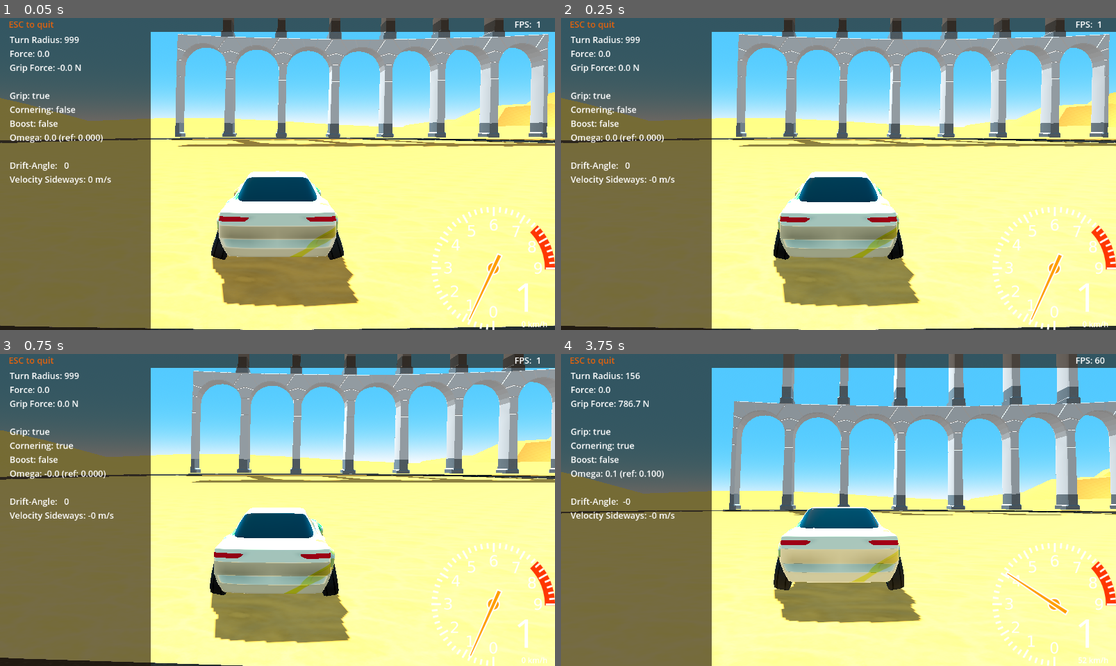
Above: before the commit, frames 1-4 (two rows, left to right).
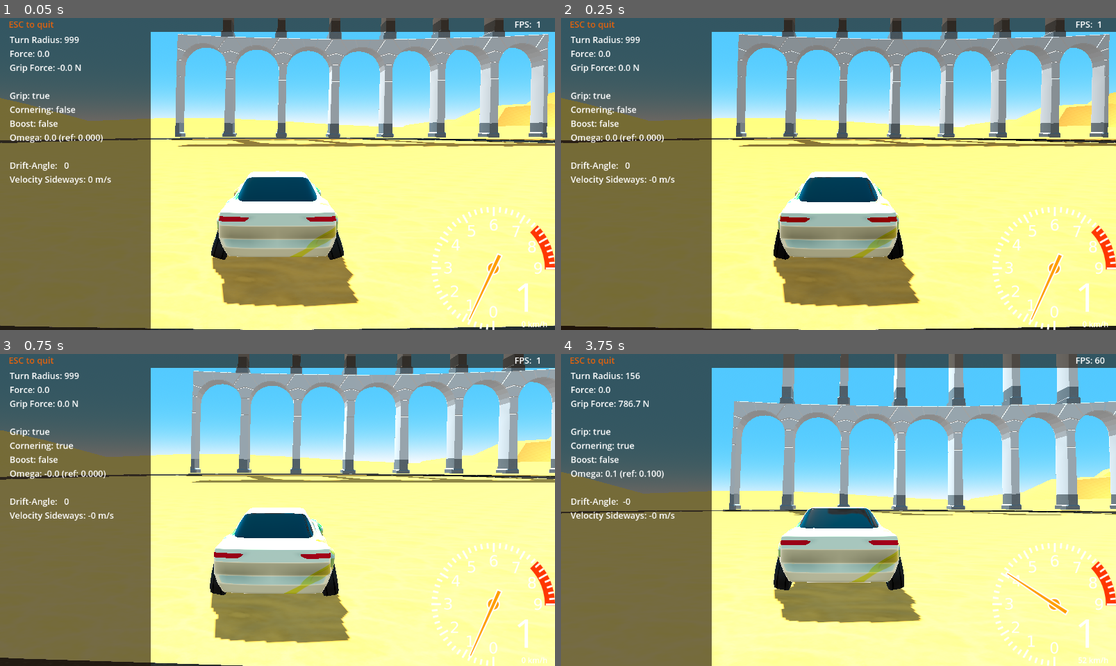
Above: after the commit, the same moments.

Repository: tomaga-dev/DriftCarG4
Game: Godot game, scene res://Scenes/Start.tscn
Same seed, same stepped clock (60 frames per second), same inputs: the game is played once before the commit and once after it.
Inputs:
- Up to frame 1 (0.05 s): no input
- Up to frame 2 (0.25 s): no input
- Up to frame 3 (0.75 s): hold Right (controller_right) from 0.53 s (still down); tap C (controller_camera) at 0.6 s
- Up to frame 4 (3.75 s): release Right (controller_right) at 1.28 s; hold Down (controller_brake) 1.28-2.03 s; tap Space (controller_camera_rotate) at 1.35, 2.85 s; tap Enter at 2 s; hold Right (controller_right) 2.03-2.78 s; tap C (controller_camera) at 2.1, 3.6 s; hold Up (controller_accelerate) 2.78-3.53 s; hold Left (controller_left) from 3.53 s (still down)

Frame 1 is identical in both runs. In frame 2, 0.2% of the frame differs, in the area x 38-62%, y 51-77%; in frame 3, 0.3%; in frame 4, 1.7%, in the area x 39-62%, y 49-76%.

Commit message:
Fog and reflection settings have been changed

Diff:
--- a/Drift Car/Scenes/Start.tscn
+++ b/Drift Car/Scenes/Start.tscn
@@ -35,8 +35,7 @@
 fog_light_color = Color(0, 0.619608, 1, 1)
 fog_sky_affect = 0.0
 volumetric_fog_enabled = true
-volumetric_fog_anisotropy = -0.11
-volumetric_fog_detail_spread = 0.5
+volumetric_fog_anisotropy = -0.2
 volumetric_fog_sky_affect = 0.0
 
 [sub_resource type="BoxShape3D" id="BoxShape3D_y5xuo"]
@@ -125,6 +124,7 @@
 [node name="DirectionalLight3D" type="DirectionalLight3D" parent="."]
 transform = Transform3D(-0.986286, 0.10609, -0.126433, 0, 0.766045, 0.642788, 0.165047, 0.633972, -0.755538, -20.3359, 103.738, -121.523)
 light_energy = 0.7
+light_volumetric_fog_energy = 3.0
 shadow_enabled = true
 
 [node name="WorldEnvironment" type="WorldEnvironment" parent="."]
@@ -139,11 +139,6 @@
 gear_node = NodePath("../Dashboard/Gear")
 speed_node = NodePath("../Dashboard/Speed")
 
-[node name="ReflectionProbe" type="ReflectionProbe" parent="Camera"]
-update_mode = 1
-max_distance = 30.0
-size = Vector3(200, 80, 200)
-
 [node name="Ground" parent="." instance=ExtResource("6_w8p8v")]
 
 [node name="GroundLimits" type="StaticBody3D" parent="."]
@@ -205,4 +200,8 @@
 [node name="ArcBridge" parent="." instance=ExtResource("10_3acnn")]
 transform = Transform3D(1, 0, 0, 0, 1, 0, 0, 0, 1, 21, 0, -64)
 
+[node name="ReflectionProbe" type="ReflectionProbe" parent="."]
+size = Vector3(500, 100, 500)
+interior = true
+
 [connection signal="query_driver" from="Monteri" to="Player" method="_on_monteri_query_driver"]
